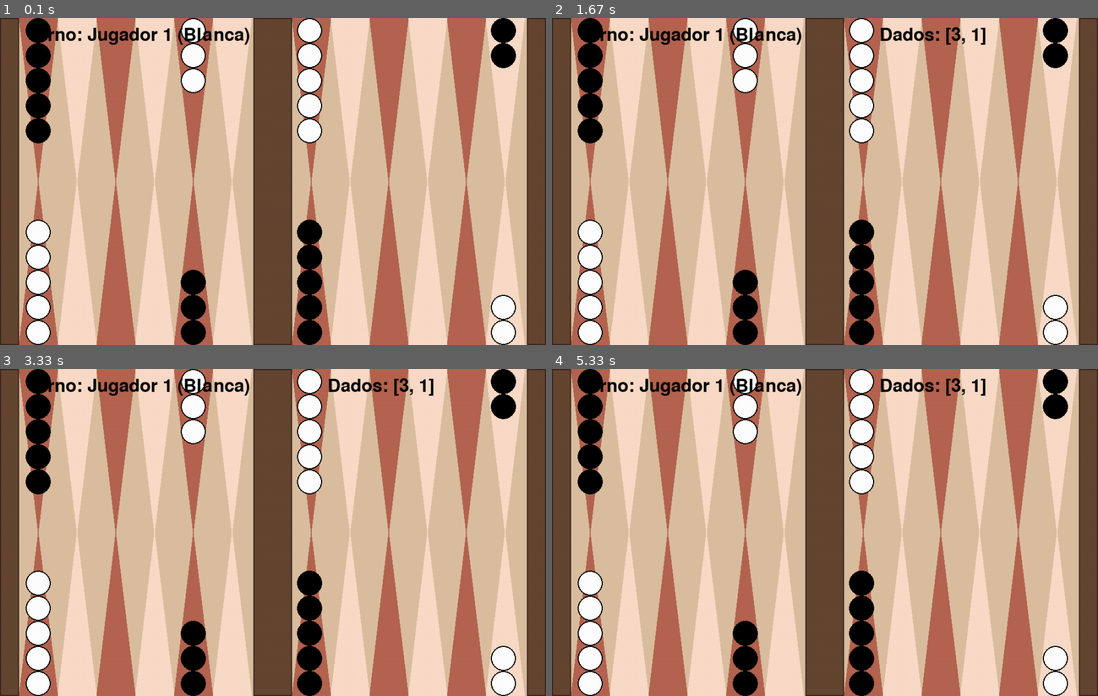
Above: before the commit, frames 1-4 (two rows, left to right).
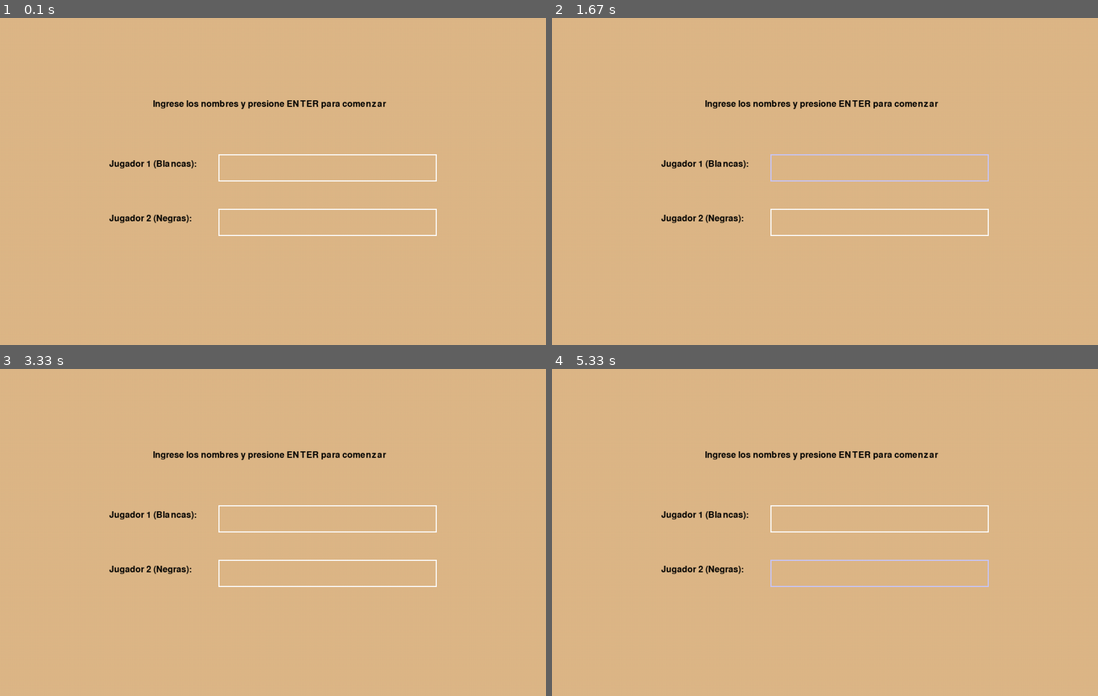
Above: after the commit, the same moments.

Repository: um-computacion/computacion-2025-backgammon-danatinnerello
Game: pygame game, started from pygame_ui/main.py
Two runs of this game, one before a commit and one after it. Both use one fixed random seed, a clock stepped at 60 frames per second and the inputs below.
Inputs (mouse positions are in pixels of both pictures, inside the frame that each line leads up to):
- Up to frame 1 (0.1 s): no input
- Up to frame 2 (1.67 s): click (879, 168) at 0.38 s; tap Space at 0.67 s; tap Enter at 1 s; tap Backspace at 1.33 s
- Up to frame 3 (3.33 s): click (283, 421) at 1.72 s; click (278, 565) at 2.05 s; click (256, 476) at 2.38 s; click (382, 506) at 2.72 s; click (414, 503) at 3.05 s
- Up to frame 4 (5.33 s): click (879, 519) at 3.38 s; click (939, 473) at 3.72 s; click (846, 519) at 4.55 s; click (666, 512) at 4.88 s; click (972, 568) at 5.22 s

The runs differ from the first frame. In frame 1, 83% of the frame differs, in the area x 0-100%, y 0-100%; in frame 2, 83%; in frame 3, 83%; in frame 4, 83%.

Commit message:
Correccion de interfaz de juego y logica de puntos

Diff:
--- a/pygame_ui/board_renderer.py
+++ b/pygame_ui/board_renderer.py
@@ -44,7 +44,7 @@
             puntos = [(x, 0),
                     (x + self.ancho_triangulo, 0),
                     (x + self.ancho_triangulo // 2, self.alto_triangulo)]
-            pygame.draw.polygon(self.pantalla, colores[i % 2], puntos)
+            pygame.draw.polygon(self.pantalla, colores[(i + 1) % 2], puntos)
 
         #Parte superior derecha(6 triangulos)
         for i in range(6):
@@ -52,7 +52,7 @@
             puntos = [(x, 0),
                     (x + self.ancho_triangulo, 0),
                     (x + self.ancho_triangulo // 2, self.alto_triangulo)]
-            pygame.draw.polygon(self.pantalla, colores[i % 2], puntos)
+            pygame.draw.polygon(self.pantalla, colores[(i+1) % 2], puntos)
 
         #Parte inferior izquierda(6 triangulos)
         for i in range(6):
@@ -112,7 +112,7 @@
                     x = (punto - 13) * self.ancho_triangulo + self.ancho_triangulo // 2 \
                         + self.ancho_barra // 2
                 else:
-                    # Triángulos de la derecha (13–18)
+                    # Triángulos de la derecha(13–18)
                     x = (punto - 19) * self.ancho_triangulo + self.ancho_triangulo // 2 \
                         + self.ancho_barra // 2 + (7 * self.ancho_triangulo)
                 y_base = self.alto - self.radio_ficha
--- a/pygame_ui/main.py
+++ b/pygame_ui/main.py
@@ -10,30 +10,75 @@
 
 import pygame
 from pygame_ui.board_renderer import TableroGrafico, estado_desde_board
-from core.player import Jugador
-from core.game import Juego
+from core.game import Juego, Jugador
+
 
 pygame.init()
+ANCHO_PANTALLA =1000
+ALTO_PANTALLA = 600
+FUENTE = pygame.font.Font(None, 24)
+COLOR_FONDO = (222, 184, 135)  # color madera
 
+def pantalla_pedir_nombres():
+    """Pantalla inicial para pedir los nombres de los jugadores"""
+    pantalla = pygame.display.set_mode((ANCHO_PANTALLA, ALTO_PANTALLA))
+    pygame.display.set_caption("Backgammon - Ingresar nombres")
 
-def pedir_nombres(pantalla):
-    fuente = pygame.font.Font(None, 48)
-    texto1 = fuente.render("Jugador 1 (Blancas):", True, (0, 0, 0))
-    texto2 = fuente.render("Jugador 2 (Negras):", True, (0, 0, 0))
-    pantalla.fill((240, 230, 200))
-    pantalla.blit(texto1, (250, 200))
-    pantalla.blit(texto2, (250, 300))
-    pygame.display.flip()
-    return "Jugador 1", "Jugador 2"
+    input_boxes = [
+        pygame.Rect(400, 250, 400, 50),  # Jugador 1
+        pygame.Rect(400, 350, 400, 50),  # Jugador 2
+    ]
+    nombres = ["", ""]
+    colores = [(255, 255, 255)] * 2
+    activo = [False, False]
+    texto_instruccion = FUENTE.render(
+        "Ingrese los nombres y presione ENTER para comenzar", True, (0, 0, 0)
+    )
 
+    clock = pygame.time.Clock()
+
+    while True:
+        for event in pygame.event.get():
+            if event.type == pygame.QUIT:
+                pygame.quit()
+                return None, None
+
+            if event.type == pygame.MOUSEBUTTONDOWN:
+                for i, box in enumerate(input_boxes):
+                    activo[i] = box.collidepoint(event.pos)
+                    colores[i] = (200, 200, 255) if activo[i] else (255, 255, 255)
+
+            if event.type == pygame.KEYDOWN:
+                for i in range(2):
+                    if activo[i]:
+                        if event.key == pygame.K_RETURN:
+                            if all(nombres):
+                                return nombres[0], nombres[1]
+                        elif event.key == pygame.K_BACKSPACE:
+                            nombres[i] = nombres[i][:-1]
+                        else:
+                            nombres[i] += event.unicode
+
+        pantalla.fill(COLOR_FONDO)
+        pantalla.blit(texto_instruccion, (280, 150))
+
+        for i, box in enumerate(input_boxes):
+            texto_label = FUENTE.render(
+                f"Jugador {i+1} ({'Blancas' if i == 0 else 'Negras'}):", True, (0, 0, 0)
+            )
+            pantalla.blit(texto_label, (200, 260 + i * 100))
+            pygame.draw.rect(pantalla, colores[i], box, 2)
+            texto_nombre = FUENTE.render(nombres[i], True, (0, 0, 0))
+            pantalla.blit(texto_nombre, (box.x + 10, box.y + 10))
+
+        pygame.display.flip()
+        clock.tick(30)
 
 def dibujar_dados(pantalla, valores, jugador_actual):
     """Muestra el turno actual y los valores de los dados en pantalla"""
     fuente = pygame.font.Font(None, 48)
     texto_turno = fuente.render(
-        f"Turno: {jugador_actual.obtener_nombre()} ({jugador_actual.obtener_color()})",
-        True,
-        (0, 0, 0),
+        f"Turno: {jugador_actual.obtener_nombre()} ({jugador_actual.obtener_color()})", True, (0, 0, 0)
     )
     pantalla.blit(texto_turno, (50, 15))
     if valores:
@@ -42,75 +87,68 @@
 
 
 def main():
-    pantalla = pygame.display.set_mode((1000, 600))
-    pygame.display.set_caption("Backgammon - Pygame UI")
+    nombre1, nombre2 = pantalla_pedir_nombres()
+    if not nombre1 or not nombre2:
+        return
 
-    jugador1 = Jugador("Jugador 1", "Blanca")
-    jugador2 = Jugador("Jugador 2", "Negra")
+    jugador1 = Jugador(nombre1, "Blanca")
+    jugador2 = Jugador(nombre2, "Negra")
+
     juego = Juego(jugador1, jugador2)
+    tablero = juego.mostrar_tablero()
+    juego.__dados__.tirar_dados()
+    pantalla = pygame.display.set_mode((ANCHO_PANTALLA, ALTO_PANTALLA))
+    pygame.display.set_caption("Backgammon - Pygame")
 
     renderer = TableroGrafico(pantalla)
 
-    running = True
+    reloj = pygame.time.Clock()
     punto_origen = None
     dados_actuales = []
-    puede_mover = False
 
+    running = True
     while running:
         for event in pygame.event.get():
             if event.type == pygame.QUIT:
                 running = False
 
-            # Tira dados con el espacio
-            elif event.type == pygame.KEYDOWN:
-                if event.key == pygame.K_SPACE and not puede_mover:
-                    dados_actuales = juego.__dados__.tirar_dados()
-                    puede_mover = True
+            if event.type == pygame.MOUSEBUTTONDOWN:
+                x, y = event.pos
+                punto = renderer.obtener_punto_desde_click((x, y))
 
-            # Clic del mouse
-            elif event.type == pygame.MOUSEBUTTONDOWN and puede_mover:
-                pos = pygame.mouse.get_pos()
-                punto = renderer.obtener_punto_desde_click(pos)
+
                 if punto is not None:
-                    print(f"Seleccionaste el punto {punto}")
-
                     if punto_origen is None:
                         punto_origen = punto
-                        print(f"Origen seleccionado: {punto_origen}")
                     else:
                         punto_destino = punto
-                        print(f"Destino seleccionado: {punto_destino}")
-
                         jugador = juego.mostrar_turno()
 
                         try:
-                            print(f"Intentando mover de {punto_origen} a {punto_destino} ({jugador.obtener_color()})")
-                            captura = juego.valida_mover_ficha(jugador, punto_origen, punto_destino)
+                            juego.valida_mover_ficha(jugador, punto_origen, punto_destino)
+                            juego.__tablero__.mover_ficha(jugador, punto_origen, punto_destino)
+                            if not juego.__dados__.obtener_tiradas_restantes():
+                                juego.controlar_turnos()
+                                juego.__dados__.tirar_dados()
+                        except Exception as e:
+                            print(f"Movimiento inválido: {e}")
 
-                            if captura:
-                                print("Capturaste una ficha enemiga")
-                            else:
-                                print("Movimiento valido")
-
-                            # Si ya no quedan tiradas,pasa el turno
-                            if not juego.__dados__.obtener_tiradas_restantes():
-                                puede_mover = False
-
-                        except Exception as e:
-                            print("Movimiento invalido:", e)
-
-                        # limpiar origen para el proximo movimiento
                         punto_origen = None
 
-        # redibuja pantalla
-        pantalla.fill((240, 230, 200))
+        #Dibuja del tablero
+        pantalla.fill(COLOR_FONDO)
         renderer.dibujar_tablero()
-        renderer.dibujar_fichas(estado_desde_board(juego.mostrar_tablero()))
-        dibujar_dados(pantalla, dados_actuales, juego.mostrar_turno())
+        estado = estado_desde_board(tablero)
+        renderer.dibujar_fichas(estado)
+
+
+
+        dibujar_dados(pantalla, juego.__dados__.obtener_tiradas_restantes(), juego.mostrar_turno())
+
         pygame.display.flip()
+        reloj.tick(30)
 
     pygame.quit()
 
-
 if __name__ == "__main__":
     main()
